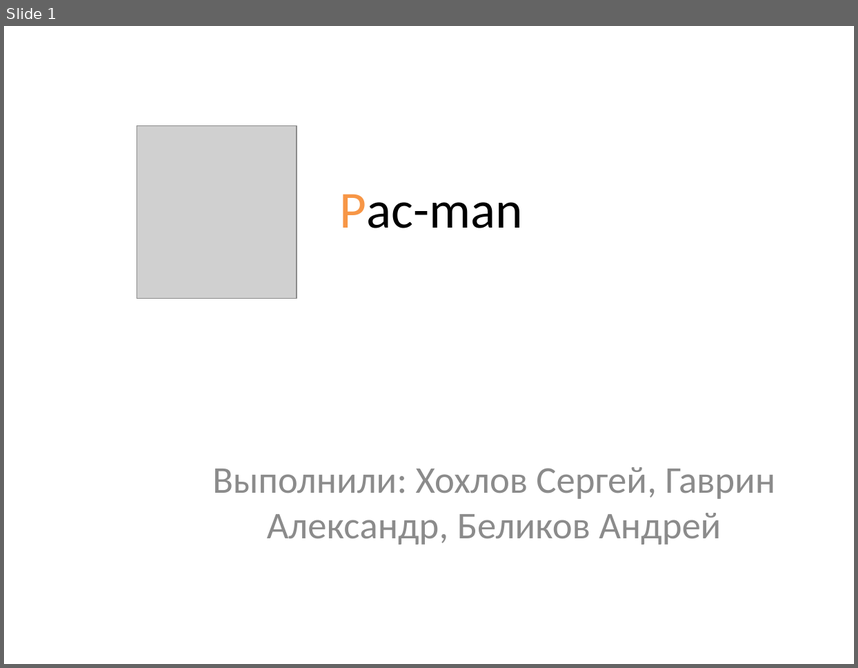
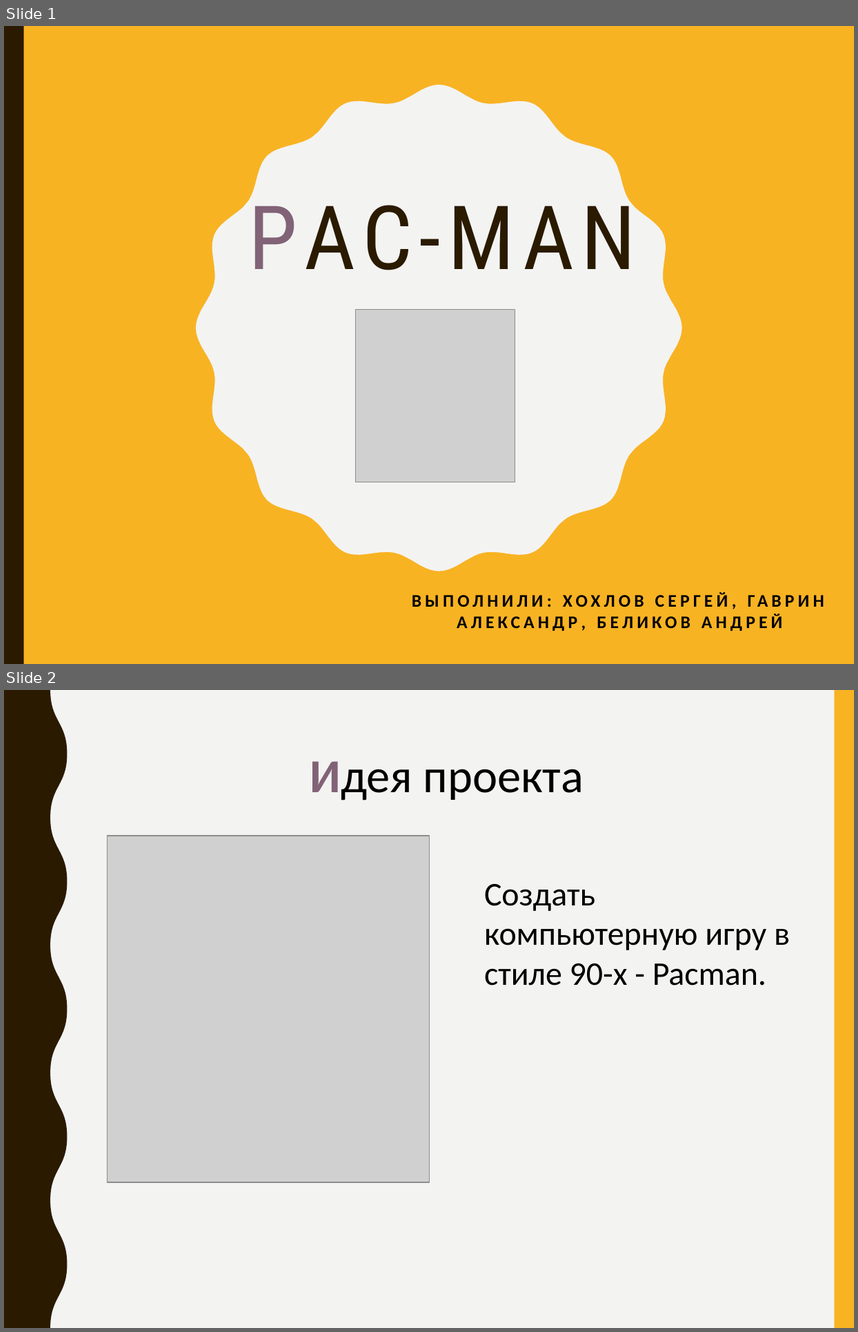
Before and after one commit to Alexandr-Gavrin/PAC-MAN, a slide deck: docs/Pac-man.pptx. Shown one above the other, each under a label of ours: slide 1 before the commit, slides 1 and 2 after it. The pictures are 858x668 and 858x1332 pixels, drawn with LibreOffice and Linux fonts; fonts in the diff are those of the drawing; grey boxes stand for pictures. Boxes give left, top, right and bottom in pixels: in the first picture for what was removed or moved away, otherwise in the second. Text is boxed around its words. In the diff, an @@ line names an element or a change of style, - is before the commit and + after.

```diff
--- a/docs/Pac-man.pptx
+++ b/docs/Pac-man.pptx
@@ slide 2 added at (4,690,854,1328), background #F3F3F2 @@
@@ freeform shape added at (4,690,67,1328), fill #2A1A00 @@
@@ rectangle added at (835,690,854,1328), fill #F8B323 @@
@@ text added at (310,761,584,800), 40 pt, text #000000 @@
+Идея проекта
@@ picture added at (107,836,430,1181) @@
@@ text added at (484,884,790,985), 28 pt, text #000000 @@
+Создать компьютерную игру в стиле 90-х - Pacman.
@@ slide 1 changed as well @@
@@ background #FFFFFF to #F8B323 @@
@@ rectangle added at (4,26,23,664), fill #2A1A00 @@
@@ freeform shape added at (196,85,682,571), fill #F3F3F2 @@
@@ title at (248,188,636,270): text changed; size 44 to 75 pt; font Calibri to Roboto Condensed; text colour #000000 to #2A1A00 @@
-Pac-man
+PAC-MAN
@@ picture: place and size @@
-picture at (136,125,297,298)
+picture at (355,309,515,481)
@@ subtitle at (457,613,782,630): text changed; size 32 to 15 pt; text colour #8C8C8C to #000000; bold on @@
-Выполнили: Хохлов Сергей, Гаврин Александр, Беликов Андрей
+ВЫПОЛНИЛИ: ХОХЛОВ СЕРГЕЙ, ГАВРИН АЛЕКСАНДР, БЕЛИКОВ АНДРЕЙ
```
Also in this commit, not shown: 1 other slide changed, 3 other slides added, 2 slides removed, 1 other file.
